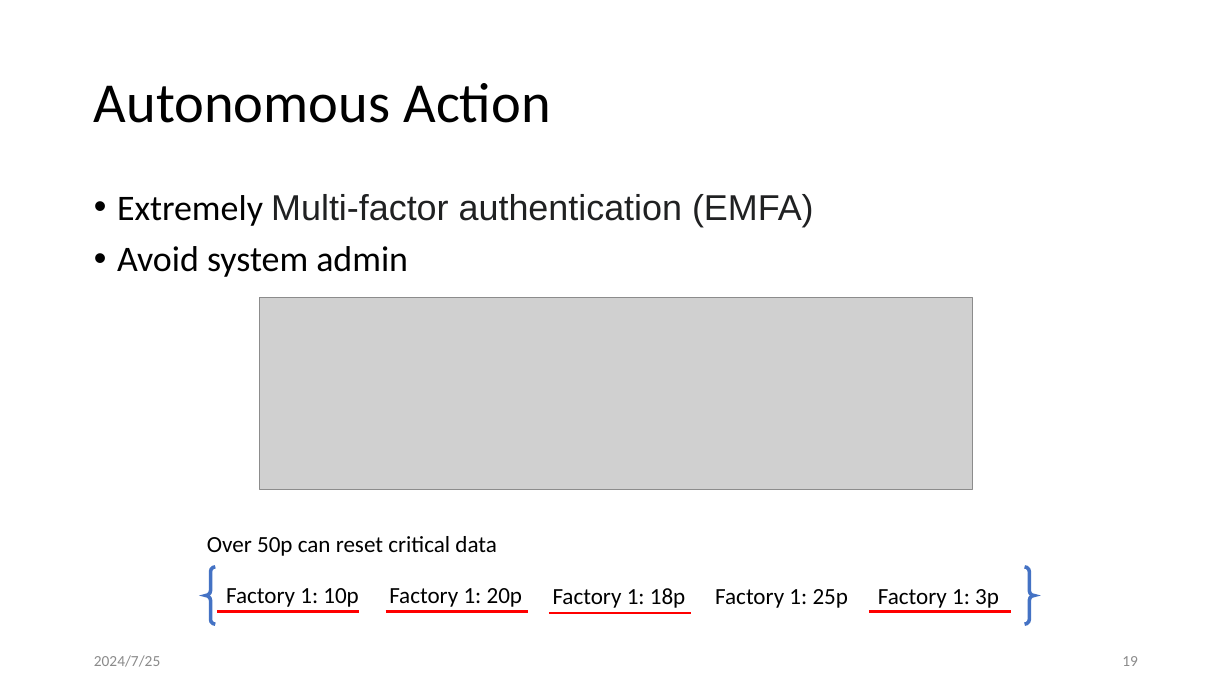
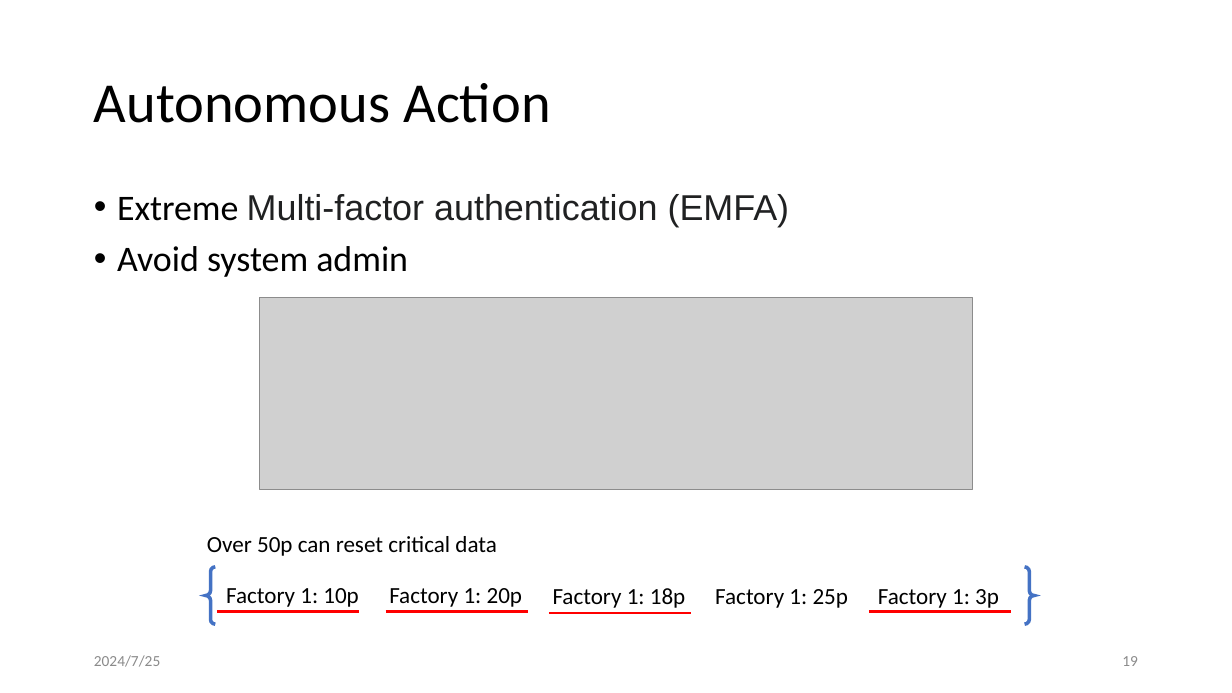
Before and after one commit to leon123858/aid-paper, a slide deck: slide 19 of docs/論文口試.pptx. Drawn at 1232x693 pixels with LibreOffice and Linux fonts; fonts in the diff are those of the drawing; grey boxes stand for pictures. Boxes give left, top, right and bottom in pixels: in the first picture for what was removed or moved away, otherwise in the second. Text is boxed around its words. In the diff, an @@ line names an element or a change of style, - is before the commit and + after.

```diff
--- a/docs/論文口試.pptx
+++ b/docs/論文口試.pptx
@@ text at bbox=[117, 194, 790, 227]: text changed @@
-• Extremely Multi-factor authentication (EMFA)
+• Extreme Multi-factor authentication (EMFA)
```
Also in this commit, not shown: 2 other slides changed.
